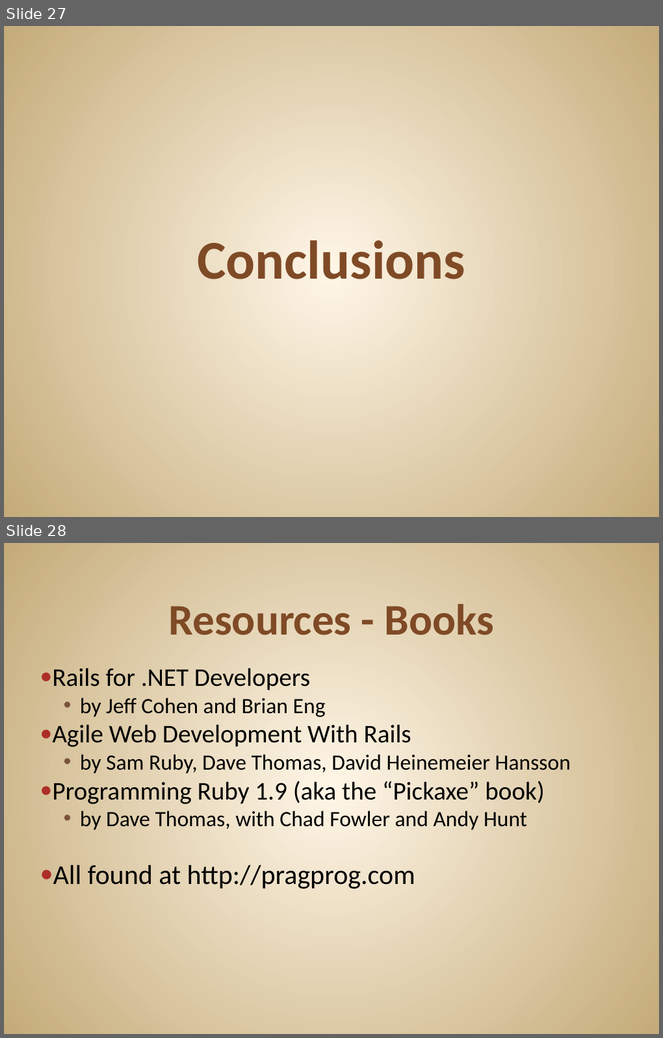
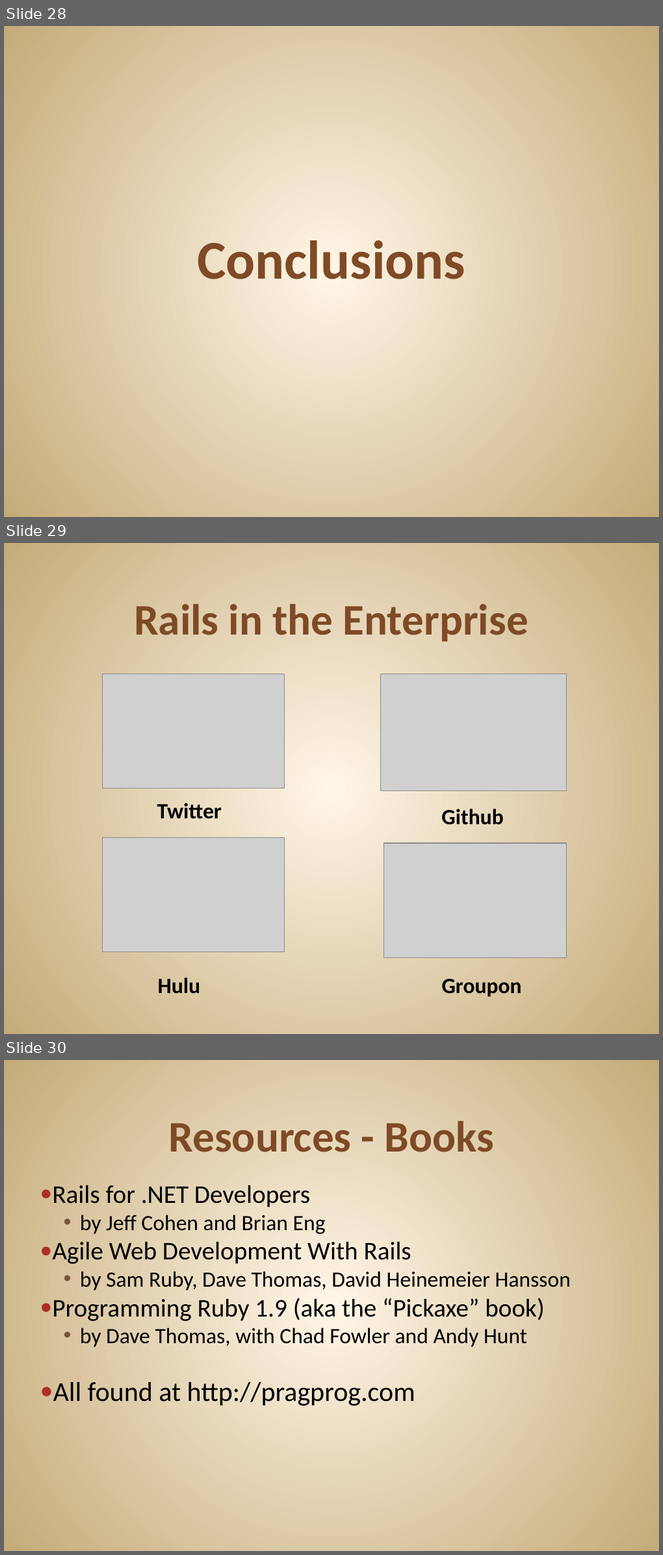
Before and after one commit to JonKruger/ruby-codemash, a slide deck: ruby-codemash.pptx. Shown one above the other, each under a label of ours: slides 27 and 28 before the commit, slides 28, 29 and 30 after it. The pictures are 663x1038 and 663x1555 pixels, drawn with LibreOffice and Linux fonts; fonts in the diff are those of the drawing; grey boxes stand for pictures. Boxes give left, top, right and bottom in pixels: in the first picture for what was removed or moved away, otherwise in the second. Text is boxed around its words. In the diff, an @@ line names an element or a change of style, - is before the commit and + after.

```diff
--- a/ruby-codemash.pptx
+++ b/ruby-codemash.pptx
@@ slide 29 added at <box>4,543,659,1034</box>, background gradient #FFF7E8 to #C4AA7A @@
@@ title added at <box>134,604,529,642</box>, 48 pt, text #804B26, bold @@
+Rails in the Enterprise
@@ picture added at <box>102,674,284,789</box> @@
@@ picture added at <box>381,674,566,791</box> @@
@@ text added at <box>157,803,222,819</box>, 24 pt, text #000000, bold @@
+Twitter
@@ text added at <box>441,809,503,825</box>, 24 pt, text #000000, bold @@
+Github
@@ picture added at <box>102,838,284,953</box> @@
@@ picture added at <box>384,843,566,958</box> @@
@@ text added at <box>158,978,200,994</box>, 24 pt, text #000000, bold @@
+Hulu
@@ text added at <box>442,979,522,997</box>, 24 pt, text #000000, bold @@
+Groupon
@@ what was slide 27 is now slide 28 @@
@@ what was slide 28 is now slide 30 @@
```
Also in this commit, not shown: 5 slides changed, 1 other slide added, 1 other file.
